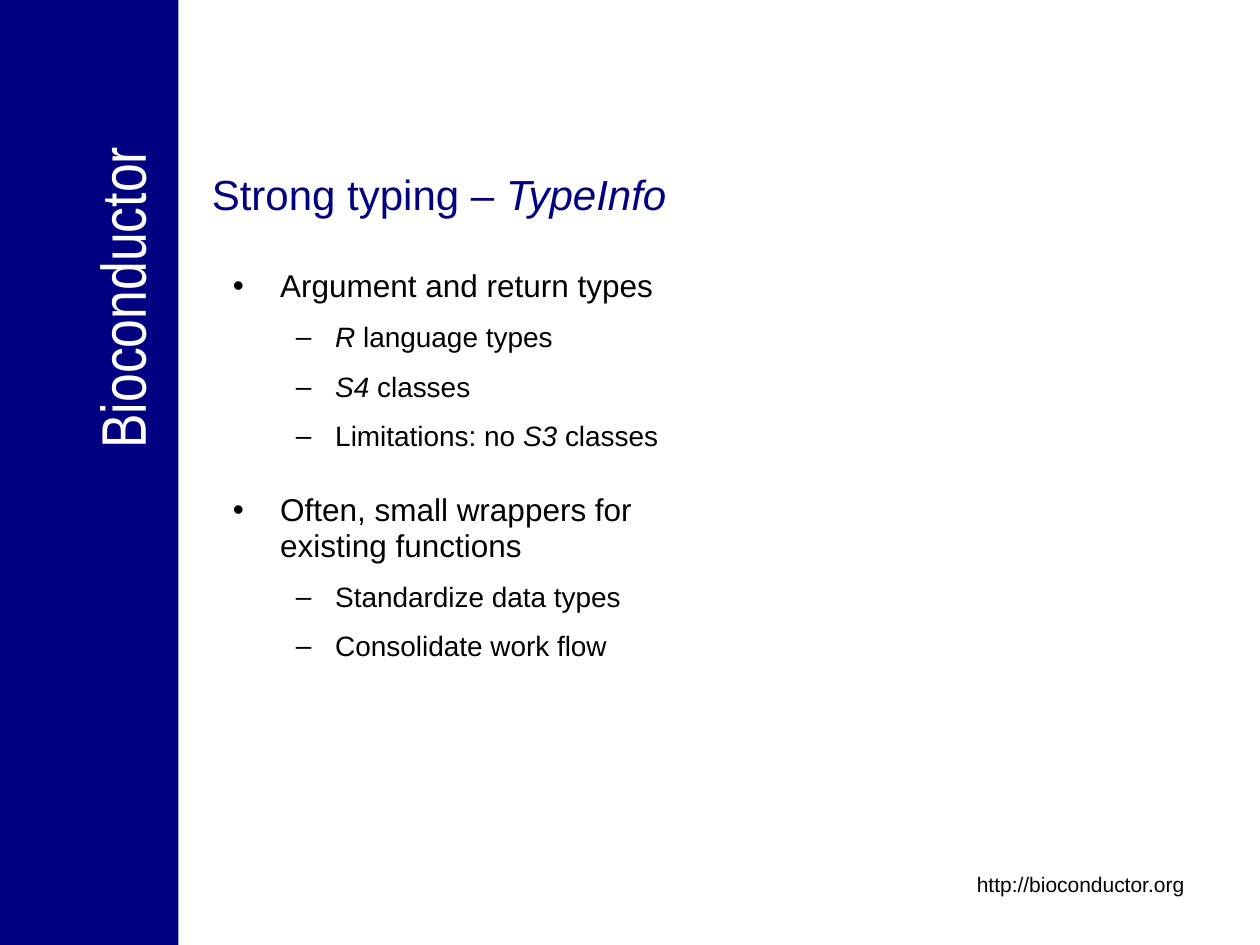
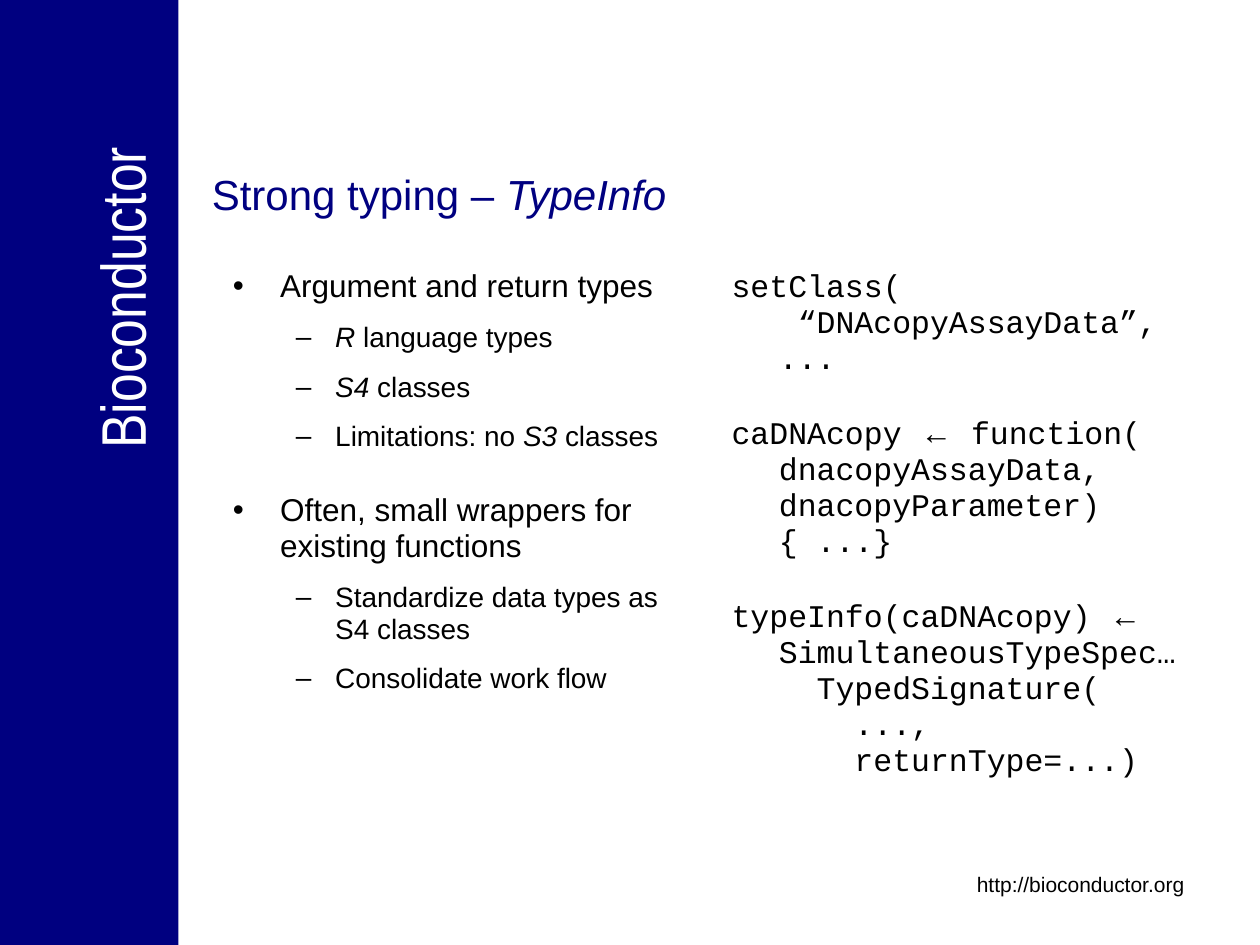
Before and after one commit to NCIP/bioconductor_v1, a slide deck: slide 20 of trunk/bioconductor/Presentations/caBIG_Annual_Meeting_2007_Tech_Demo.ppt (slide 19 before the commit). Drawn at 1260x945 pixels with LibreOffice and Linux fonts; fonts in the diff are those of the drawing; background and template pictures are left out. Boxes give left, top, right and bottom in pixels: in the first picture for what was removed or moved away, otherwise in the second. Text is boxed around its words. In the diff, an @@ line names an element or a change of style, - is before the commit and + after.

```diff
--- a/trunk/bioconductor/Presentations/caBIG_Annual_Meeting_2007_Tech_Demo.ppt
+++ b/trunk/bioconductor/Presentations/caBIG_Annual_Meeting_2007_Tech_Demo.ppt
@@ text added at (732, 274, 1176, 778), 18 pt, text #000000 @@
+setClass(
+“DNAcopyAssayData”, ...
+caDNAcopy ← function(
+dnacopyAssayData,
+dnacopyParameter) { ...}
+typeInfo(caDNAcopy) ←
+SimultaneousTypeSpec…
+TypedSignature(
+...,
+returnType=...)
@@ text at (335, 586, 658, 640): text changed @@
-  – Standardize data types
+  – Standardize data types as S4 classes
```
Also in this commit, not shown: 13 other slides changed, 6 slides added, 3 slides removed.
